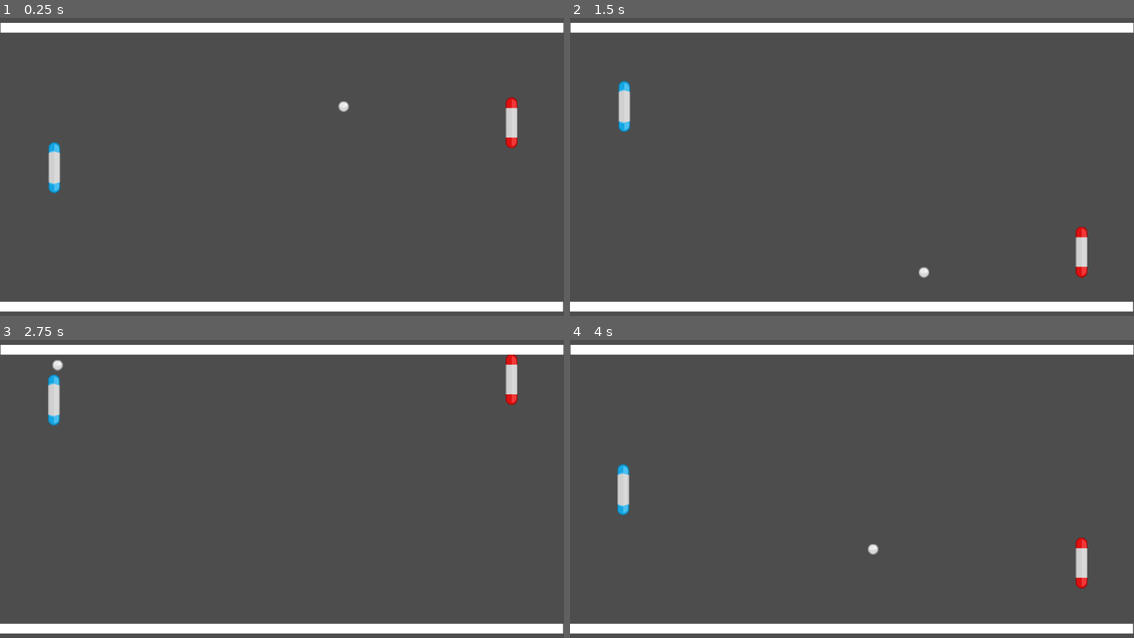
Above: before the commit, frames 1-4 (two rows, left to right).
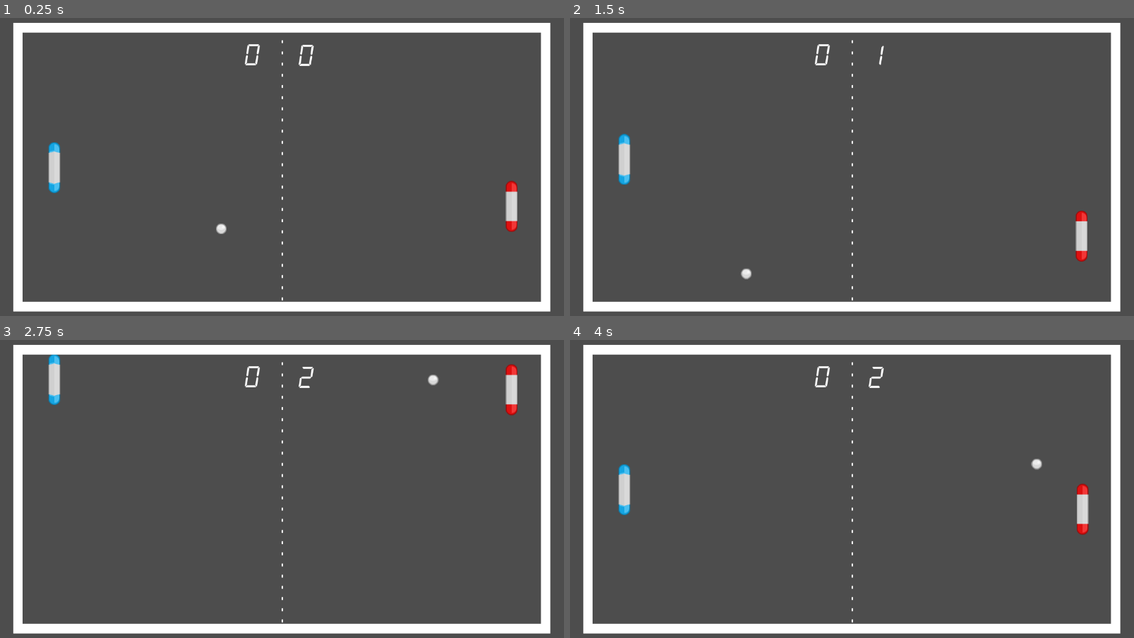
Above: after the commit, the same moments.

Repository: cmartinez487/PongInGodot
Game: Godot game, scene res://Scene/pong.tscn
The game is run twice, just before and just after one commit, with the same random seed, the same clock (stepped at 60 frames per second) and the same inputs.
Inputs:
- Up to frame 1 (0.25 s): no input
- Up to frame 2 (1.5 s): hold Up (ui_up) 0.53-1.28 s; hold Down (ui_down) from 1.28 s (still down)
- Up to frame 3 (2.75 s): release Down (ui_down) at 2.03 s; hold Up (ui_up) from 2.03 s (still down)
- Up to frame 4 (4 s): release Up (ui_up) at 3.53 s; hold Down (ui_down) from 3.53 s (still down)

The runs differ from the first frame. In frame 1, 4.5% of the frame differs, in the area x 0-100%, y 1-99%; in frame 2, 4.8%; in frame 3, 4.5%; in frame 4, 4.7%.

Commit message:
juego ya es funcional, faltaria la pantalla de game over

Diff:
--- a/Scene/pong.tscn
+++ b/Scene/pong.tscn
@@ -1,14 +1,26 @@
-[gd_scene load_steps=6 format=3 uid="uid://cmmwsk8tys463"]
+[gd_scene load_steps=12 format=3 uid="uid://cmmwsk8tys463"]
 
+[ext_resource type="Script" path="res://Script/pong.gd" id="1_8a7os"]
 [ext_resource type="PackedScene" uid="uid://dyuxmfiq4tsi3" path="res://Scene/player.tscn" id="1_lmtgw"]
 [ext_resource type="PackedScene" uid="uid://cdiygb0alediu" path="res://Scene/computer.tscn" id="2_uqrly"]
 [ext_resource type="PackedScene" uid="uid://cvudjchq0bi3a" path="res://Scene/ball.tscn" id="3_hqh4a"]
 [ext_resource type="Texture2D" uid="uid://bd7vg623ihx2o" path="res://Assets/wall-horizontal.png" id="4_2udgs"]
+[ext_resource type="Texture2D" uid="uid://cuqdufjslyind" path="res://Assets/wall-vertical.png" id="5_hy2lt"]
+[ext_resource type="Texture2D" uid="uid://ckrrhuvnv3bnu" path="res://Assets/middle-line.png" id="7_jnaux"]
+[ext_resource type="FontFile" uid="uid://d3ai40rlhrdq4" path="res://Assets/alarm clock.ttf" id="8_sf8vf"]
 
 [sub_resource type="RectangleShape2D" id="RectangleShape2D_67nxj"]
-size = Vector2(1151, 20)
+size = Vector2(1096.88, 20)
+
+[sub_resource type="RectangleShape2D" id="RectangleShape2D_01fou"]
+size = Vector2(19, 548)
+
+[sub_resource type="LabelSettings" id="LabelSettings_fck1w"]
+font = ExtResource("8_sf8vf")
+font_size = 60
 
 [node name="Pong" type="Node2D"]
+script = ExtResource("1_8a7os")
 
 [node name="Player" parent="." instance=ExtResource("1_lmtgw")]
 position = Vector2(111, 326)
@@ -22,12 +34,12 @@
 metadata/_edit_group_ = true
 
 [node name="Sprite2D" type="Sprite2D" parent="TopWall"]
-position = Vector2(576, 40)
-scale = Vector2(0.968013, 1)
+position = Vector2(575.5, 40)
+scale = Vector2(0.923401, 1)
 texture = ExtResource("4_2udgs")
 
 [node name="CollisionShape2D" type="CollisionShape2D" parent="TopWall"]
-position = Vector2(576.5, 40)
+position = Vector2(575.375, 40)
 shape = SubResource("RectangleShape2D_67nxj")
 
 [node name="ButtonWall" type="StaticBody2D" parent="."]
@@ -35,14 +47,62 @@
 metadata/_edit_group_ = true
 
 [node name="Sprite2D" type="Sprite2D" parent="ButtonWall"]
-position = Vector2(576, 40)
-scale = Vector2(0.968013, 1)
+position = Vector2(576.5, 40)
+scale = Vector2(0.923401, 1)
 texture = ExtResource("4_2udgs")
 
 [node name="CollisionShape2D" type="CollisionShape2D" parent="ButtonWall"]
-position = Vector2(576.5, 40)
+position = Vector2(576.562, 40)
 shape = SubResource("RectangleShape2D_67nxj")
 
 [node name="GoalLeft" type="Area2D" parent="."]
+position = Vector2(36, 328)
+metadata/_edit_group_ = true
 
 [node name="Sprite2D" type="Sprite2D" parent="GoalLeft"]
+position = Vector2(0.499999, -2.99998)
+scale = Vector2(0.95, 0.933544)
+texture = ExtResource("5_hy2lt")
+
+[node name="CollisionShape2D" type="CollisionShape2D" parent="GoalLeft"]
+position = Vector2(0.5, -3.5)
+shape = SubResource("RectangleShape2D_01fou")
+
+[node name="GoalRight" type="Area2D" parent="."]
+position = Vector2(1114, 329)
+metadata/_edit_group_ = true
+
+[node name="Sprite2D" type="Sprite2D" parent="GoalRight"]
+position = Vector2(0.499999, -4.00003)
+scale = Vector2(0.95, 0.933544)
+texture = ExtResource("5_hy2lt")
+
+[node name="CollisionShape2D" type="CollisionShape2D" parent="GoalRight"]
+position = Vector2(0.5, -4)
+shape = SubResource("RectangleShape2D_01fou")
+
+[node name="Middle-line" type="Sprite2D" parent="."]
+position = Vector2(577, 325)
+scale = Vector2(1, 0.96248)
+texture = ExtResource("7_jnaux")
+
+[node name="PlayerScore" type="Label" parent="."]
+offset_left = 498.0
+offset_top = 66.0
+offset_right = 538.0
+offset_bottom = 89.0
+text = "0"
+label_settings = SubResource("LabelSettings_fck1w")
+horizontal_alignment = 1
+
+[node name="ComputerScore" type="Label" parent="."]
+offset_left = 608.0
+offset_top = 67.0
+offset_right = 648.0
+offset_bottom = 131.0
+text = "0"
+label_settings = SubResource("LabelSettings_fck1w")
+horizontal_alignment = 1
+
+[connection signal="body_entered" from="GoalLeft" to="." method="_on_goal_left_body_entered"]
+[connection signal="body_entered" from="GoalRight" to="." method="_on_goal_right_body_entered"]
--- a/Script/ball.gd
+++ b/Script/ball.gd
@@ -3,6 +3,9 @@
 var speed = 500
 
 func _ready() -> void:
+	setBallVelocity()
+
+func setBallVelocity() -> void:
 	if randi() % 2 == 0:
 		velocity.x = 1
 	else:
--- a/Script/computer.gd
+++ b/Script/computer.gd
@@ -1,16 +1,20 @@
 extends CharacterBody2D
 
-var speed = 450
+var speed = 350
 var ball
 
 func _ready() -> void:
 	ball = get_parent().get_node("Ball")
 
 func _physics_process(delta: float) -> void:
+	if(abs(ball.position.y - position.y)<10):
+		return
+
 	if ball.position.y < position.y:
 		velocity.y = -1
 	else:
 		velocity.y = 1
 
 	velocity *= speed
+
 	move_and_collide(velocity*delta)
--- /dev/null
+++ b/Script/pong.gd
@@ -0,0 +1,24 @@
+extends Node2D
+
+const CENTER = Vector2(577, 326)
+var playerScore = 0
+var compScore = 0
+
+func _on_goal_left_body_entered(body: Node2D) -> void:
+	compScore +=1
+	$ComputerScore.text = str(compScore)
+	resetBall()
+
+func _on_goal_right_body_entered(body: Node2D) -> void:
+	playerScore +=1
+	$PlayerScore.text = str(playerScore)
+	resetBall()
+
+func scoreChange() -> void:
+	pass
+
+func resetBall() -> void:
+	$Ball.position = CENTER
+	$Ball.call("setBallVelocity")
+	$Player.position.y = CENTER.y
+	$Computer.position.y = CENTER.y
